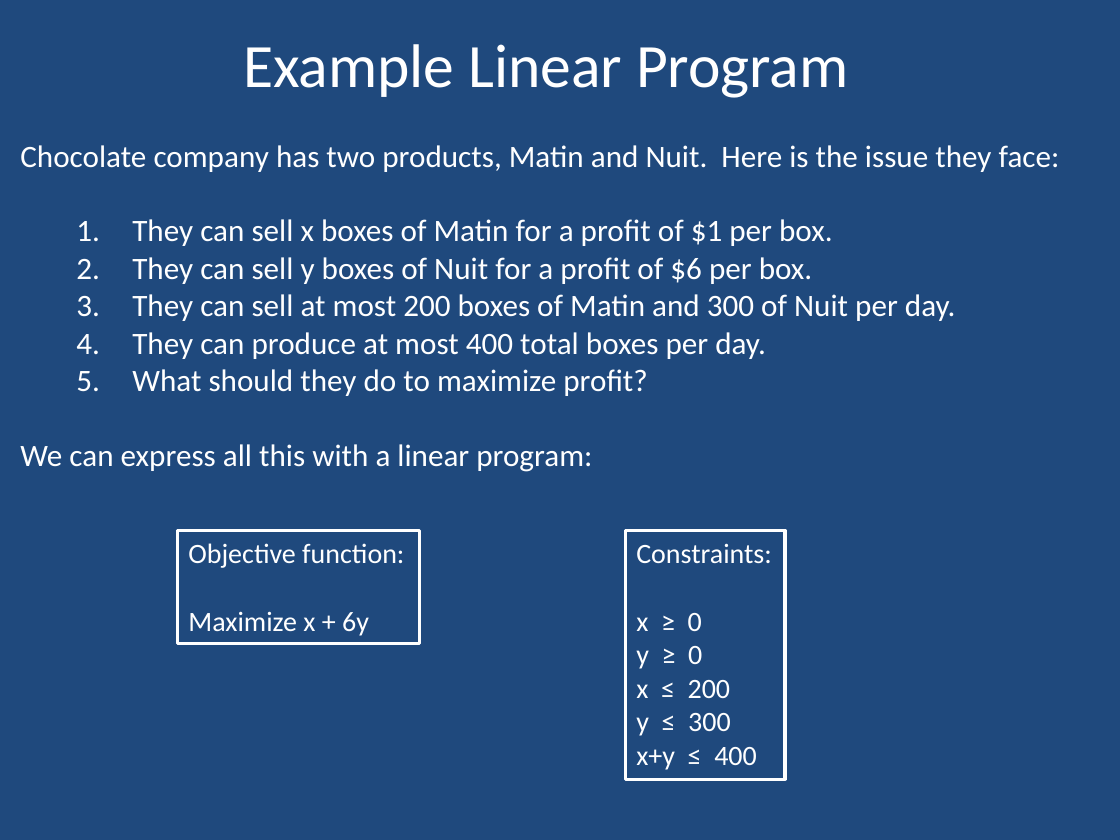
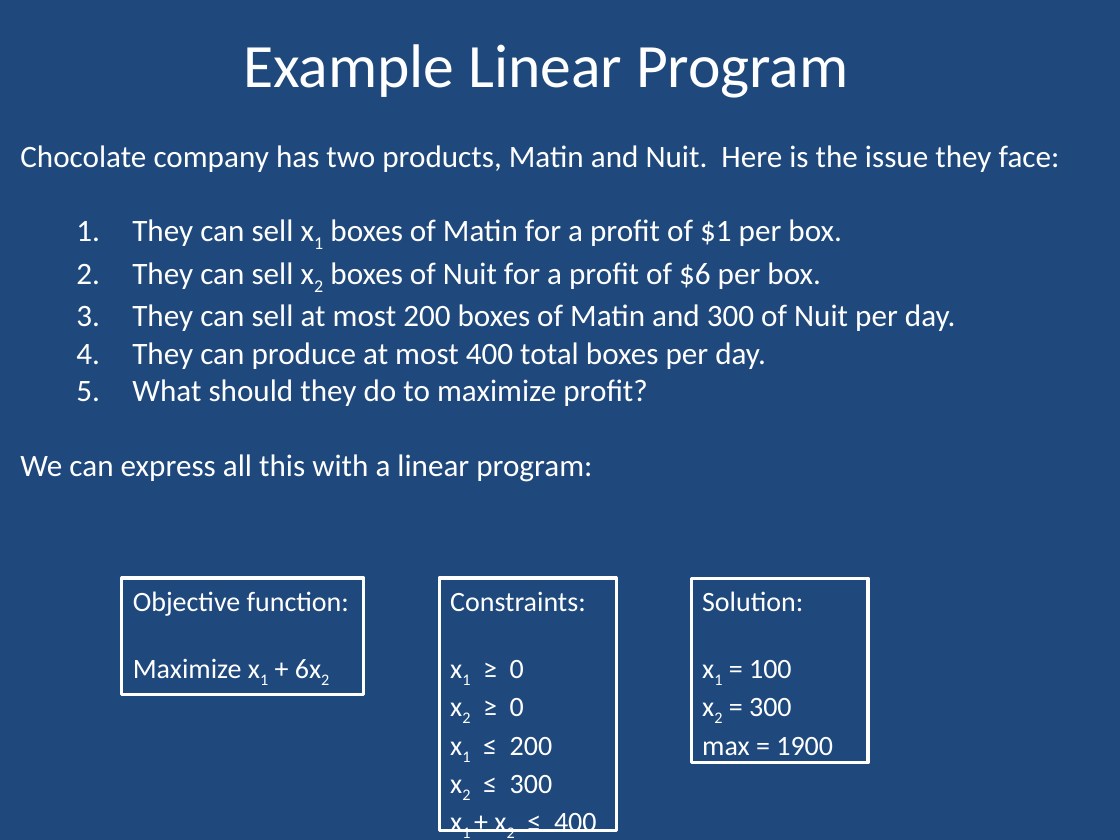
Before and after one commit to dustycodes/Algorithms-UofU, a slide deck: slide 3 of lectures/CS 4150 Linear Programming.pptx (slide 2 before the commit). Drawn at 1120x840 pixels with LibreOffice and Linux fonts; fonts in the diff are those of the drawing. Boxes give left, top, right and bottom in pixels: in the first picture for what was removed or moved away, otherwise in the second. Text is boxed around its words. In the diff, an @@ line names an element or a change of style, - is before the commit and + after.

```diff
--- a/lectures/CS 4150 Linear Programming.pptx
+++ b/lectures/CS 4150 Linear Programming.pptx
@@ text at [132,219,842,289]: text changed @@
-  1. They can sell x boxes of Matin for a profit of $1 per box.
-  2. They can sell y boxes of Nuit for a profit of $6 per box.
+  1. They can sell x1 boxes of Matin for a profit of $1 per box.
+  2. They can sell x2 boxes of Nuit for a profit of $6 per box.
@@ rectangle "Objective function:": place and size @@
-rectangle "Objective function:" at [177,531,419,644]
+rectangle "Objective function:" at [122,578,364,694]
@@ rectangle "Constraints:": place and size @@
-rectangle "Constraints:" at [625,531,785,780]
+rectangle "Constraints:" at [439,578,616,831]
@@ rectangle added at [691,578,868,763], outline #FFFFFF 2 pt, 18 pt, text #FFFFFF @@
+Solution:
+x1 = 100
+x2 = 300
+max = 1900
@@ text in rectangle at [133,659,242,678]: text changed @@
-Maximize x + 6y
+Maximize x1 + 6x2
@@ text in rectangle at [510,660,597,832]: text changed @@
-x ≥ 0
-y ≥ 0
-x ≤ 200
-y ≤ 300
-x+y ≤ 400
+x1 ≥ 0
+x2 ≥ 0
+x1 ≤ 200
+x2 ≤ 300
+x1 + x2 ≤ 400
```
Also in this commit, not shown: 1 other slide changed, 12 slides added, 12 slides removed, 12 other files.
